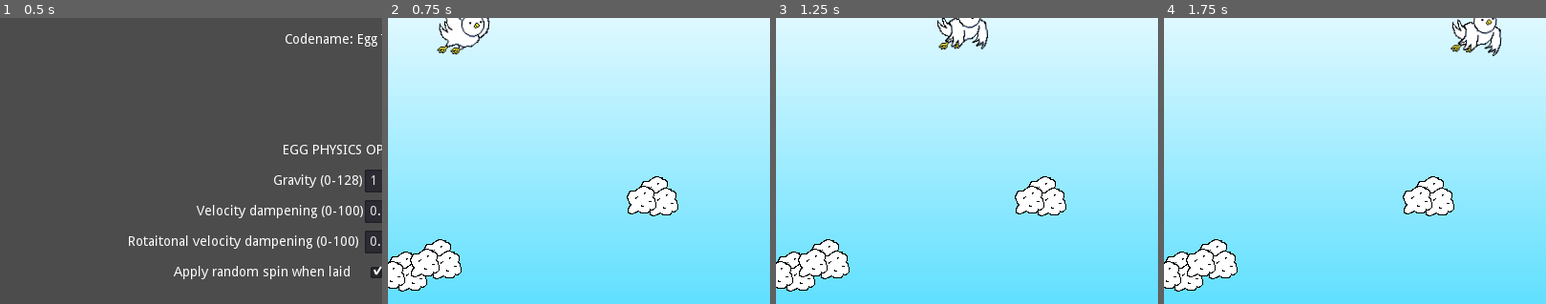
Above: before the commit, frames 1-4 (left to right).
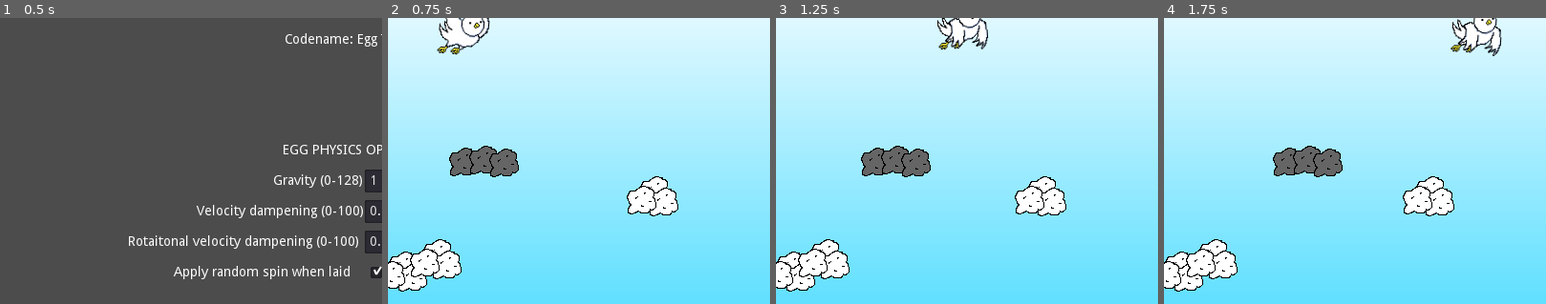
Above: after the commit, the same moments.

Repository: thatnick/fragile
Game: Godot game, scene res://scenes/debug_options.tscn
Same seed, same stepped clock (60 frames per second), same inputs: the game is played once before the commit and once after it. The engine's default icon, where the game draws it, is replaced by a stand-in: a white triangle on a blue panel in a dark square.
Inputs:
- Up to frame 1 (0.5 s): no input
- Up to frame 2 (0.75 s): click "Start game" at 0.5 s
- Up to frame 3 (1.25 s): no input
- Up to frame 4 (1.75 s): hold Right (ui_right) from 1.28 s (still down)
The pictures show only the part of the screen within x 4-54%, y 12-62%; the shares and areas given below are measured in that part.

Frame 1 is identical in both runs. In frame 2, 1.6% of the frame differs, in the area x 16-35%, y 44-56%; in frame 3, 1.6%; in frame 4, 1.6%.

Commit message:
Create DynamicClouds that move left and right
DynamicClouds.tscn created. The clouds use instance of GreyCloud.tscn to give them shape and sprites. On hitting an object of class "Wall" they reverse their direction of travel. Wall.tscn modified to rewrite get_class() to return "Wall".

Diff:
--- /dev/null
+++ b/scenes/dynamic_cloud.tscn
@@ -0,0 +1,18 @@
+[gd_scene load_steps=3 format=2]
+
+[ext_resource path="res://scenes/grey_cloud.tscn" type="PackedScene" id=1]
+[ext_resource path="res://scripts/dynamic_cloud.gd" type="Script" id=2]
+
+[node name="DynamicCloud" type="KinematicBody2D"]
+collision_layer = 64
+collision_mask = 10
+script = ExtResource( 2 )
+
+[node name="GreyCloud" parent="." instance=ExtResource( 1 )]
+position = Vector2( -17, 0 )
+
+[node name="GreyCloud2" parent="." instance=ExtResource( 1 )]
+position = Vector2( 4, -2 )
+
+[node name="GreyCloud3" parent="." instance=ExtResource( 1 )]
+position = Vector2( 25, 1 )
--- a/scenes/game.tscn
+++ b/scenes/game.tscn
@@ -10,6 +10,7 @@
 [ext_resource path="res://scenes/ceiling.tscn" type="PackedScene" id=8]
 [ext_resource path="res://scenes/sky.tscn" type="PackedScene" id=9]
 [ext_resource path="res://scenes/static_cloud.tscn" type="PackedScene" id=10]
+[ext_resource path="res://scenes/dynamic_cloud.tscn" type="PackedScene" id=11]
 
 [node name="Game" type="Node"]
 script = ExtResource( 2 )
@@ -52,3 +53,6 @@
 
 [node name="StaticCloud4" parent="." instance=ExtResource( 10 )]
 position = Vector2( 314, 257 )
+
+[node name="DynamicCloud" parent="." instance=ExtResource( 11 )]
+position = Vector2( 123, 224 )
--- /dev/null
+++ b/scenes/grey_cloud.tscn
@@ -0,0 +1,13 @@
+[gd_scene load_steps=3 format=2]
+
+[ext_resource path="res://sprites/grey_cloud.png" type="Texture" id=1]
+
+[sub_resource type="CircleShape2D" id=1]
+radius = 12.0
+
+[node name="GreyCloud" type="CollisionShape2D"]
+shape = SubResource( 1 )
+
+[node name="Sprite" type="Sprite" parent="."]
+position = Vector2( -1, -1 )
+texture = ExtResource( 1 )
--- a/scenes/wall.tscn
+++ b/scenes/wall.tscn
@@ -1,4 +1,6 @@
-[gd_scene load_steps=3 format=2]
+[gd_scene load_steps=4 format=2]
+
+[ext_resource path="res://scripts/wall.gd" type="Script" id=1]
 
 [sub_resource type="PhysicsMaterial" id=2]
 
@@ -9,6 +11,7 @@
 collision_layer = 8
 collision_mask = 3
 physics_material_override = SubResource( 2 )
+script = ExtResource( 1 )
 
 [node name="CollisionShape2D" type="CollisionShape2D" parent="."]
 position = Vector2( 0, 298.5 )
--- /dev/null
+++ b/scripts/dynamic_cloud.gd
@@ -0,0 +1,16 @@
+extends KinematicBody2D
+
+const SPEED = 50
+
+#TODO - make it so that the direction is randomly left or right on start up? Or can be predefined per instance of the object in a level?
+var direction = Vector2(1, 0)
+
+func _physics_process(delta):
+	var collision = move_and_collide(direction * SPEED * delta)
+	if collision:
+		if collision.collider.get_class() == "Wall":
+			#TODO - there must be a neater way of flipping the sign of direction.x?
+			if direction.x == 1:
+				direction.x = -1
+			elif direction.x == -1:
+				direction.x = 1
--- /dev/null
+++ b/scripts/wall.gd
@@ -0,0 +1,5 @@
+extends StaticBody2D
+
+#Rewrote get_class to return custom value so that KinematicCollision2D.collider.get_class() can be used to test if the collision was with a wall.
+func get_class():
+	return "Wall"
Not shown: 1 places in scenes/game.tscn that only renumber resources
